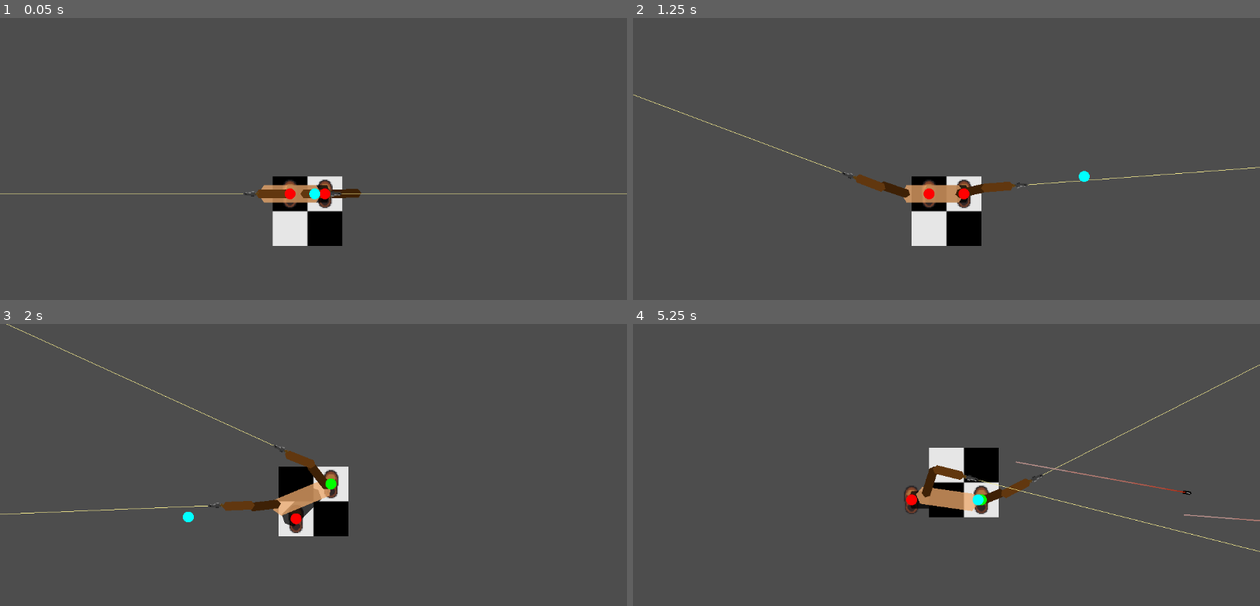
Above: before the commit, frames 1-4 (two rows, left to right).
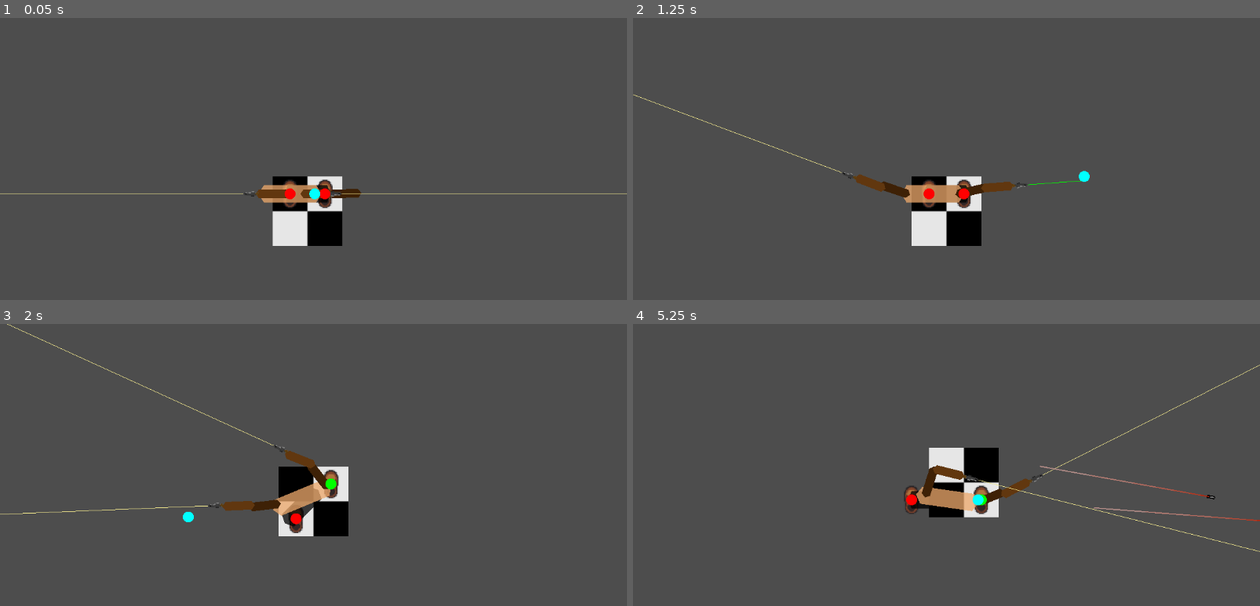
Above: after the commit, the same moments.

Repository: Meatplanter/Kelp_44
Game: Godot game, scene res://rogue_b.tscn
Two runs of this game, one before a commit and one after it. Both use one fixed random seed, a clock stepped at 60 frames per second and the inputs below. This scene is started directly instead of the project's main scene.
Inputs (mouse positions are in pixels of both pictures, inside the frame that each line leads up to):
- Up to frame 1 (0.05 s): no input
- Up to frame 2 (1.25 s): tap Enter at 0.5 s; move the mouse to (1084, 175) at 0.52 s; hold D (LS_move_right) from 0.53 s (still down); hold M (ChangeMode) from 0.53 s (still down)
- Up to frame 3 (2 s): move the mouse to (188, 518) at 1.27 s; release D (LS_move_right) at 1.28 s; release M (ChangeMode) at 1.28 s; hold X (LS_move_down) from 1.28 s (still down); tap Space (Space) at 1.35 s
- Up to frame 4 (5.25 s): move the mouse to (1009, 422) at 2.02 s; release X (LS_move_down) at 2.03 s; hold D (LS_move_right) 2.03-2.78 s; hold Shift (TargettingMode) 2.03-2.78 s; move the mouse to (915, 569) at 2.77 s; hold Q (LS_move_leftup) 2.78-3.53 s; tap 1 at 2.85 s; move the mouse to (1134, 552) at 3.52 s; hold A (LS_move_left) 3.53-5.03 s; tap 2 at 3.6 s; move the mouse to (758, 448) at 4.27 s; tap 3 at 4.35 s; move the mouse to (977, 498) at 5.02 s; hold X (LS_move_down) from 5.03 s (still down); hold M (ChangeMode) from 5.03 s (still down)

Frame 1 is identical in both runs. In frame 2, 0.1% of the frame differs, in the area x 0-100%, y 27-60%; in frame 3, less than 0.1%; in frame 4, 0.3%, in the area x 60-100%, y 14-79%.

Commit message:
Laser finished, bullet started

Diff:
--- /dev/null
+++ b/bullet_new.gd
@@ -0,0 +1,90 @@
+extends Area2D
+
+var travelledDistance = 0
+var bulletSpeed = Global.bulletSpeed
+var bulletRange = Global.bulletRange
+var bulletContact = 1 - Global.bulletSlowdown
+var bulletSlowdown = Global.bulletSlowdown + bulletContact
+
+var bulletEntryPoint = Vector2.ZERO
+var bulletEntryDistance
+var shootingPoint
+var shootingDistance
+
+var bloodTrailScene
+
+func _ready() -> void:
+	shootingPoint = global_position
+	bulletSpeed = randf_range(0.75*bulletSpeed,1.5*bulletSpeed)
+	if Global.bloodTrailScene == true:
+		bloodTrailScene = preload("res://blood_trail_px.tscn")
+	elif Global.bloodTrailScene == false:
+		bloodTrailScene = preload("res://blood_trail_pc.tscn")
+
+
+
+func _process(delta: float) -> void:
+	#get_parent().get_parent().add_child(bloodTrail)
+	if Global.gameSpeed == Global.bulletTime:
+			$SplatterTimer.set_paused(1)
+			$SlomoSplatterTimer.set_paused(0)
+	elif Global.gameSpeed == Global.normalTime:
+			$SlomoSplatterTimer.set_paused(1)
+			$SplatterTimer.set_paused(0)
+
+	shootingDistance = clamp(shootingPoint.distance_to(global_position),0,160) #tracer appears only after shooting
+	$Tracer.position.x = - shootingDistance
+	$SubViewport/Tracer2.position.x = shootingDistance - 162
+
+	if $Bullet.is_visible_in_tree() == false: #tracer disappears as bullet enters body
+		bulletEntryDistance = bulletEntryPoint.distance_to(global_position)
+		$SubViewport.size.x = 160 - (bulletEntryDistance + (160 - shootingDistance))
+
+
+		if bulletEntryDistance >= 160:
+			queue_free()
+
+
+func _physics_process(delta: float) -> void:
+	var direction = Vector2.RIGHT.rotated(rotation)
+	position += direction * bulletSpeed * delta * Global.gameSpeed * bulletSlowdown
+	if bulletContact == 0.0: bulletSlowdown = bulletSlowdown * Global.bulletSlowdown
+	travelledDistance += bulletSpeed * delta * Global.gameSpeed
+
+	if travelledDistance > bulletRange*bulletSlowdown:
+		Global.bulletsDodged += 1
+		queue_free()
+		if Global.gameMode == 0:
+			Global.currentExp += Global.xp4bullet
+	#print(bulletRange*bulletSlowdown,"  ",bulletSlowdown, " trav dist ",travelledDistance)
+	#print(2/(pow(bulletSlowdown,5)))
+	#$SubViewport.size = Vector2(160,3) - Vector2(delta,3)
+
+
+func _on_body_entered(body: Node2D) -> void:
+	$Bullet.hide()
+	bulletEntryPoint = global_position
+	bulletContact = 0.0
+	const WOUND = preload("res://wound.tscn")
+	var new_wound = WOUND.instantiate()
+	if body.has_method("take_damage"):
+		body.take_damage()
+		body.add_child(new_wound)
+		new_wound.global_position = bulletEntryPoint
+
+
+func _on_splatter_timer_timeout() -> void:
+	if $Bullet.is_visible_in_tree() == false && Global.bloodTrailVisible == true:
+		var bloodTrail = bloodTrailScene.instantiate()
+		bloodTrail.rotation_degrees = randf_range(0,360)
+		bloodTrail.scale = Vector2(randf_range(0.5,2),randf_range(0.5,2))
+		bloodTrail.global_position = self.global_position
+		get_parent().add_child(bloodTrail)
+
+func _on_slomo_splatter_timer_timeout() -> void:
+	if $Bullet.is_visible_in_tree() == false && Global.bloodTrailVisible == true:
+		var bloodTrail = bloodTrailScene.instantiate()
+		bloodTrail.rotation_degrees = randf_range(0,360)
+		bloodTrail.scale = Vector2(randf_range(0.5,2),randf_range(0.5,2))
+		bloodTrail.global_position = self.global_position
+		get_parent().add_child(bloodTrail)
--- /dev/null
+++ b/bullet_new.tscn
@@ -0,0 +1,56 @@
+[gd_scene load_steps=6 format=3 uid="uid://cijffdt1fo0ot"]
+
+[ext_resource type="Script" uid="uid://eidw6jkqfbvq" path="res://bullet_new.gd" id="1_3qgql"]
+[ext_resource type="Texture2D" uid="uid://dhfjumeo8bx3w" path="res://Assets/tracer.png" id="2_8r4do"]
+[ext_resource type="Texture2D" uid="uid://hccyxo0hsydq" path="res://Assets/bullet.png" id="3_8anfi"]
+
+[sub_resource type="CapsuleShape2D" id="CapsuleShape2D_u8st5"]
+radius = 2.0
+height = 6.0
+
+[sub_resource type="ViewportTexture" id="ViewportTexture_7281b"]
+viewport_path = NodePath("SubViewport")
+
+[node name="BulletNew" type="Area2D"]
+top_level = true
+script = ExtResource("1_3qgql")
+
+[node name="SubViewport" type="SubViewport" parent="."]
+transparent_bg = true
+size = Vector2i(160, 3)
+render_target_update_mode = 4
+
+[node name="Tracer2" type="Sprite2D" parent="SubViewport"]
+self_modulate = Color(1, 1, 1, 0.803922)
+texture_filter = 1
+texture = ExtResource("2_8r4do")
+centered = false
+offset = Vector2(0, 1)
+
+[node name="Bullet" type="Sprite2D" parent="."]
+texture_filter = 1
+texture = ExtResource("3_8anfi")
+
+[node name="CollisionShape2D" type="CollisionShape2D" parent="."]
+position = Vector2(-2, 0)
+rotation = 1.5708
+shape = SubResource("CapsuleShape2D_u8st5")
+
+[node name="Tracer" type="Sprite2D" parent="."]
+texture_filter = 1
+position = Vector2(-162, -2)
+texture = SubResource("ViewportTexture_7281b")
+centered = false
+offset = Vector2(0, 0.5)
+
+[node name="SplatterTimer" type="Timer" parent="."]
+wait_time = 0.05
+autostart = true
+
+[node name="SlomoSplatterTimer" type="Timer" parent="."]
+wait_time = 0.5
+autostart = true
+
+[connection signal="body_entered" from="." to="." method="_on_body_entered"]
+[connection signal="timeout" from="SplatterTimer" to="." method="_on_splatter_timer_timeout"]
+[connection signal="timeout" from="SlomoSplatterTimer" to="." method="_on_slomo_splatter_timer_timeout"]
--- a/gun_base.gd
+++ b/gun_base.gd
@@ -12,10 +12,20 @@
 
 func _draw():
 	if Laser_sights == true:
-		var aimFrom = to_local(%ShootingPoint.global_position)
-		var aimTo = %ShootingPoint.global_position + Vector2.RIGHT.rotated(%ShootingPoint.rotation) * 50000
+		var ray = %LaserSights
 
-		draw_line(aimFrom,aimTo,Color.KHAKI)
+		var aimFrom = to_local(ray.global_position)
+		var aimTo
+		var color = Color.KHAKI
+
+		if ray.is_colliding() and ray.get_collider().has_meta("Enemy"):
+			var contact_point = ray.get_collision_point()
+			aimTo = to_local(contact_point)
+			color = Color.GREEN
+		else:
+			aimTo =  %LaserSights.target_position
+
+		draw_line(aimFrom,aimTo,color)
 
 
 func adjust_cooldown_to_time():
@@ -28,6 +38,7 @@
 
 
 func _ready():
+	#add timers for normal / slomo time
 	normalTimer = TimeManager.add_normal_timer(Firerate/100)
 	normalTimer.timeout.connect(func():
 		cooldown -= 1
--- a/gun_new.tscn
+++ b/gun_new.tscn
@@ -1,8 +1,7 @@
-[gd_scene load_steps=4 format=3 uid="uid://b6o1fo0ewnjln"]
+[gd_scene load_steps=3 format=3 uid="uid://b6o1fo0ewnjln"]
 
 [ext_resource type="Script" uid="uid://djcw7wj71xxe8" path="res://gun_new.gd" id="1_t8ckp"]
 [ext_resource type="Texture2D" uid="uid://bs1qakvfa2h7s" path="res://Assets/Revolver.png" id="2_gxueq"]
-[ext_resource type="Script" uid="uid://22vxslkug5mj" path="res://laser_sights.gd" id="3_gxueq"]
 
 [node name="GunNew" type="Area2D"]
 collision_layer = 0
@@ -20,6 +19,7 @@
 unique_name_in_owner = true
 position = Vector2(7, 0)
 
-[node name="LaserSights" type="Node2D" parent="."]
-visible = false
-script = ExtResource("3_gxueq")
+[node name="LaserSights" type="RayCast2D" parent="WeaponPivot/Revolver/ShootingPoint"]
+unique_name_in_owner = true
+target_position = Vector2(5000, 0)
+collide_with_areas = true
--- a/laser_sights.gd
+++ b/laser_sights.gd
@@ -1,10 +1,22 @@
 extends Node2D
+
+var static_body := StaticBody2D.new()
+var collision_shape := CollisionShape2D.new()
 
 func _draw():
 	var aimFrom = to_local(%ShootingPoint.global_position)
-	var aimTo = %ShootingPoint.global_position + Vector2.RIGHT.rotated(%ShootingPoint.rotation) * 50000
+	var aimTo = %ShootingPoint.global_position + Vector2.RIGHT.rotated(%ShootingPoint.rotation) * 5000
 
 	draw_line(aimFrom,aimTo,Color.KHAKI)
 
+
+func _ready() -> void:
+	add_child(static_body)
+	collision_shape.shape = SegmentShape2D.new()
+	collision_shape.shape.a = to_local(%ShootingPoint.global_position)
+	collision_shape.shape.b = %ShootingPoint.global_position + Vector2.RIGHT.rotated(%ShootingPoint.rotation) * 5000
+	static_body.add_child(collision_shape)
+
+
 func _process(delta):
 	queue_redraw()
--- a/rogue_b.tscn
+++ b/rogue_b.tscn
@@ -14,6 +14,9 @@
 [ext_resource type="PackedScene" uid="uid://c5nunyagwdk5f" path="res://pause_menu.tscn" id="10_t0gij"]
 [ext_resource type="PackedScene" uid="uid://ct4uhithfj3kk" path="res://level_up_screen.tscn" id="11_qhx67"]
 
+[sub_resource type="CircleShape2D" id="CircleShape2D_m64x7"]
+radius = 5.0
+
 [sub_resource type="CapsuleShape2D" id="CapsuleShape2D_bjt74"]
 radius = 6.0
 height = 26.0
@@ -25,8 +28,14 @@
 
 [node name="TargetNode" type="Marker2D" parent="."]
 position = Vector2(24, -49)
-
-[node name="Area2D" type="Area2D" parent="TargetNode"]
+metadata/Enemy = true
+
+[node name="TargetCollisionArea" type="Area2D" parent="TargetNode"]
+metadata/Enemy = true
+
+[node name="CollisionShape2D" type="CollisionShape2D" parent="TargetNode/TargetCollisionArea"]
+shape = SubResource("CircleShape2D_m64x7")
+metadata/Enemy = true
 
 [node name="DebuggingNode" type="Node2D" parent="."]
 z_index = 999
--- a/weapon_manager.gd
+++ b/weapon_manager.gd
@@ -11,9 +11,10 @@
 var shootingPoint = Vector2.ZERO
 
 func shoot(Gun:Node2D):
-	const BULLET = preload("res://Bullet.tscn")
+	const BULLET = preload("res://bullet_new.tscn")
 	var new_bullet = BULLET.instantiate()
 	var shooting_point = Gun.get_node("%ShootingPoint")
 	new_bullet.global_position = shooting_point.global_position
 	new_bullet.global_rotation = Gun.global_rotation
 	get_tree().get_current_scene().add_child(new_bullet)
+	new_bullet.bulletSpeed = Gun.Bullet_speed
Not shown, added: bullet_new.gd.uid
Not shown: 1 places in rogue_b.tscn that only renumber resources
